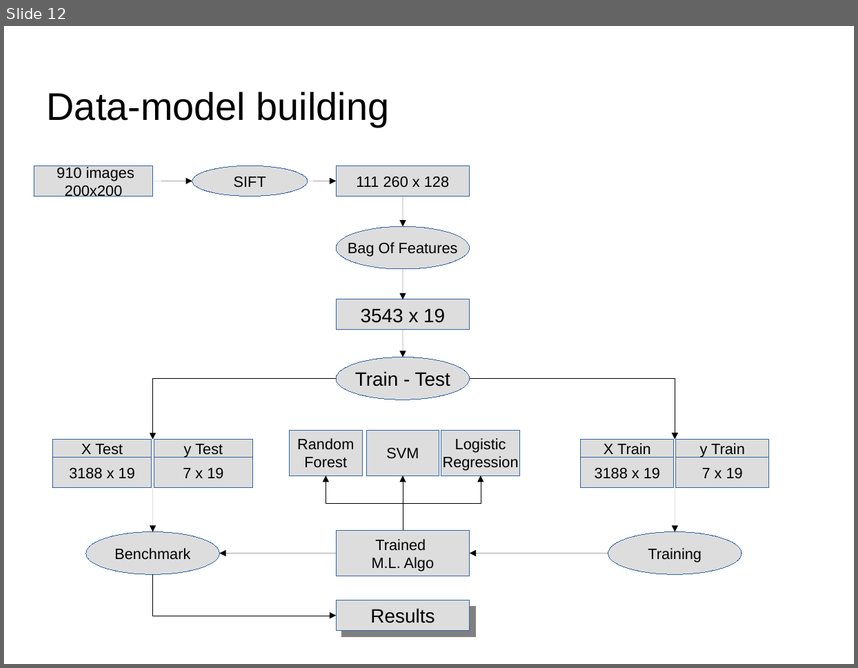
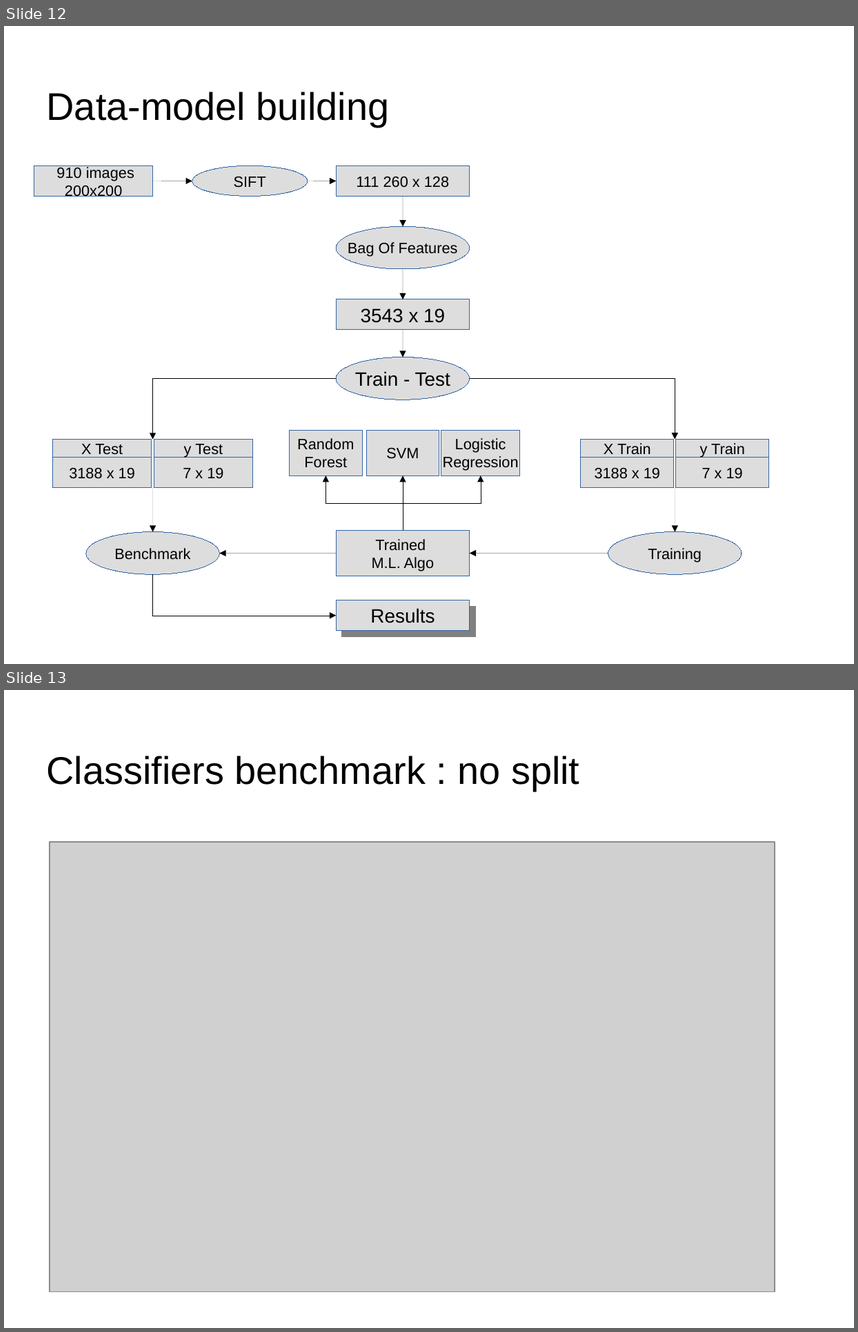
Before and after one commit to dataforcast/OC_Datascientist, a slide deck: P7/report/Openclassrooms_ParcoursDatascientist_P7-V1.odp. Shown one above the other, each under a label of ours: slide 12 before the commit, slides 12 and 13 after it. The pictures are 858x668 and 858x1332 pixels, drawn with LibreOffice and Linux fonts; fonts in the diff are those of the drawing; grey boxes stand for pictures; background and template pictures are left out. Boxes give left, top, right and bottom in pixels: in the first picture for what was removed or moved away, otherwise in the second. Text is boxed around its words. In the diff, an @@ line names an element or a change of style, - is before the commit and + after.

Commit message:
P7 : benchmarking classifiers with and without splitting and/or filtering Key Points

```diff
--- a/P7/report/Openclassrooms_ParcoursDatascientist_P7-V1.odp
+++ b/P7/report/Openclassrooms_ParcoursDatascientist_P7-V1.odp
@@ slide 13 added at [4, 690, 854, 1328], background picture (left out) @@
@@ title added at [47, 756, 579, 791], 36 pt, text #000000 @@
+Classifiers benchmark : no split
@@ picture added at [50, 842, 775, 1292] @@
```
Also in this commit, not shown: 2 slides changed, 4 other slides added, 6 other files.
